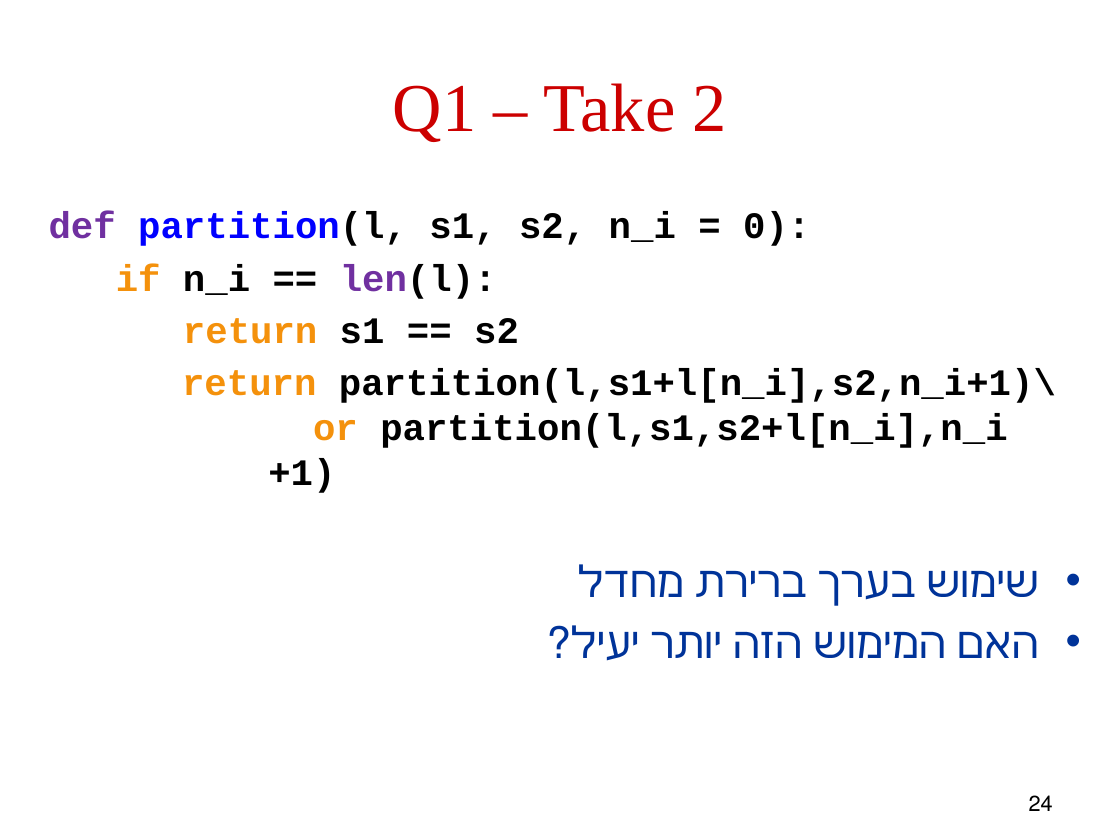
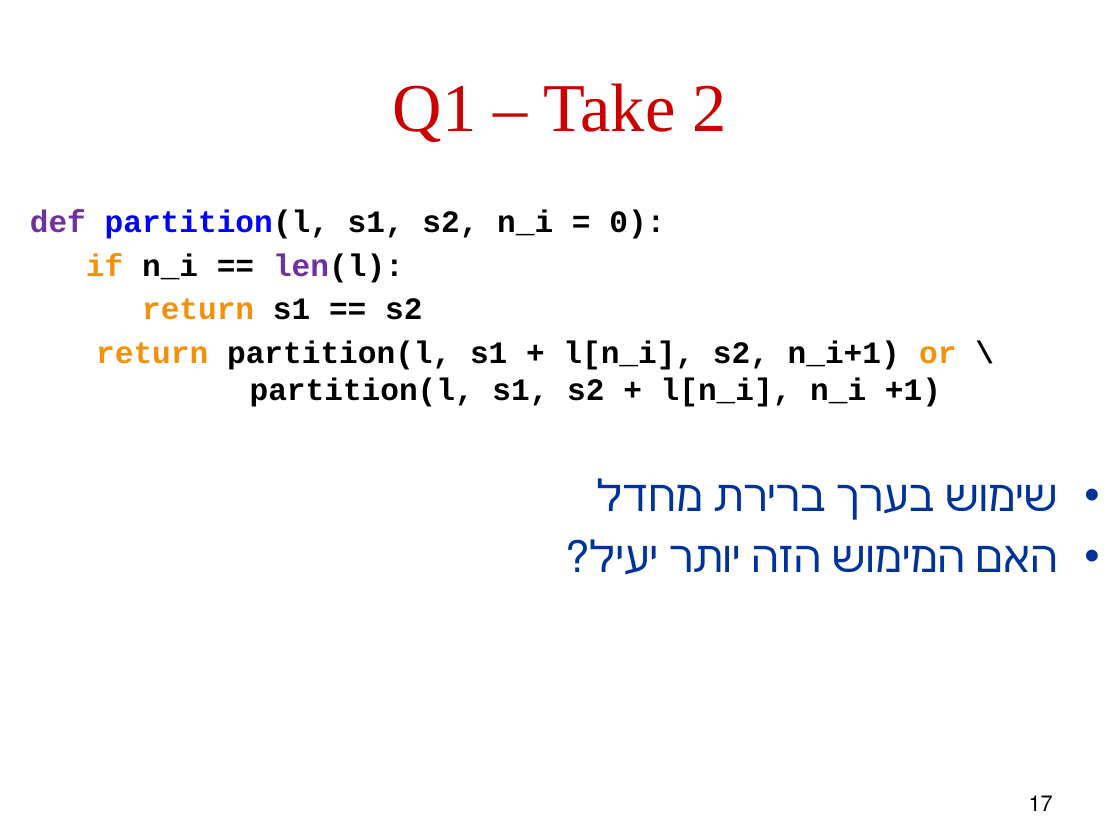
Before and after one commit to robintux/gip, a slide deck: slide 17 of Sessions/5/gip5.pptx (slide 24 before the commit). Drawn at 1120x840 pixels with LibreOffice and Linux fonts; fonts in the diff are those of the drawing. Boxes give left, top, right and bottom in pixels: in the first picture for what was removed or moved away, otherwise in the second. Text is boxed around its words. In the diff, an @@ line names an element or a change of style, - is before the commit and + after.

```diff
--- a/Sessions/5/gip5.pptx
+++ b/Sessions/5/gip5.pptx
@@ text "def partition(l, s1, s2, n_i ...": place and size @@
-text "def partition(l, s1, s2, n_i ..." at (49, 212, 1056, 658)
+text "def partition(l, s1, s2, n_i ..." at (30, 210, 1057, 572)
@@ text at (30, 210, 665, 320): size 24 to 20 pt in "def partition(l, s1, s2, n_i = 0):", "if n_i == len(l):", "return s1 == s2" @@
@@ text at (96, 341, 956, 407): text changed; size 24 to 20 pt @@
-return partition(l,s1+l[n_i],s2,n_i+1)\ or partition(l,s1,s2+l[n_i],n_i +1)
+return partition(l, s1 + l[n_i], s2, n_i+1) or \ partition(l, s1, s2 + l[n_i], n_i +1)
@@ page number at (1029, 795, 1053, 811): text changed @@
-24
+17
```
Also in this commit, not shown: 14 other slides changed, 1 slide added.
